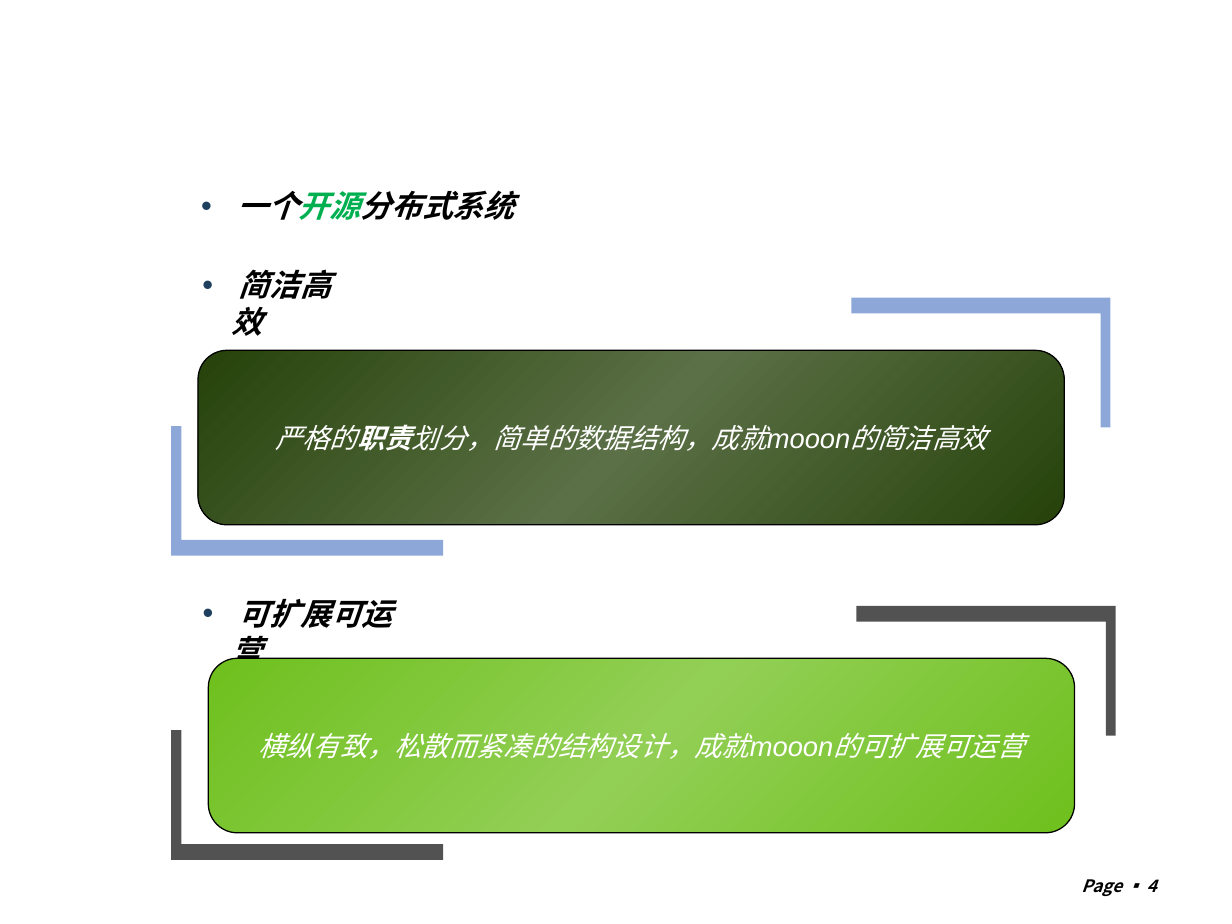
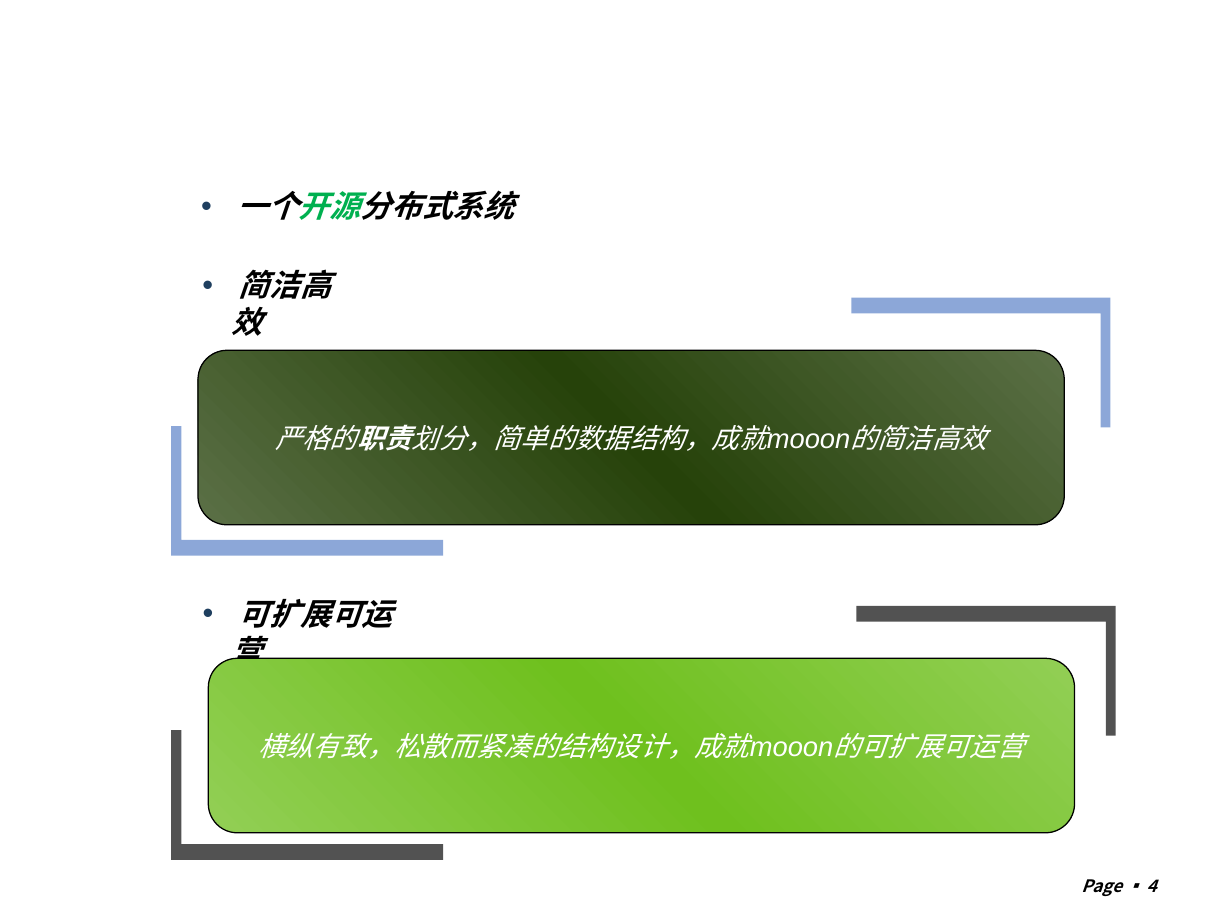
Before and after one commit to shtzr840329/mooon, a slide deck: slide 4 of distributed_platform/docs/mooon.ppt. Drawn at 1232x924 pixels with LibreOffice and Linux fonts; fonts in the diff are those of the drawing; background and template pictures are left out. Boxes give left, top, right and bottom in pixels: in the first picture for what was removed or moved away, otherwise in the second. Text is boxed around its words. In the diff, an @@ line names an element or a change of style, - is before the commit and + after.

```diff
--- a/distributed_platform/docs/mooon.ppt
+++ b/distributed_platform/docs/mooon.ppt
@@ rounded rectangle "严格的职责划分，简单的数据结构，成就mooon的简洁高效" at (x1=198, y1=350, x2=1064, y2=525): fill gradient #26420A to #5B7046 to gradient #5B7046 to #26420A @@
@@ rounded rectangle "横纵有致，松散而紧凑的结构设计，成就mooon的可扩展可运营" at (x1=208, y1=658, x2=1074, y2=833): fill gradient #6FC01E to #92CF55 to gradient #92CF55 to #6FC01E @@
```
Also in this commit, not shown: 8 other slides changed, 10 slides added, 2 slides removed, 1 other file.
